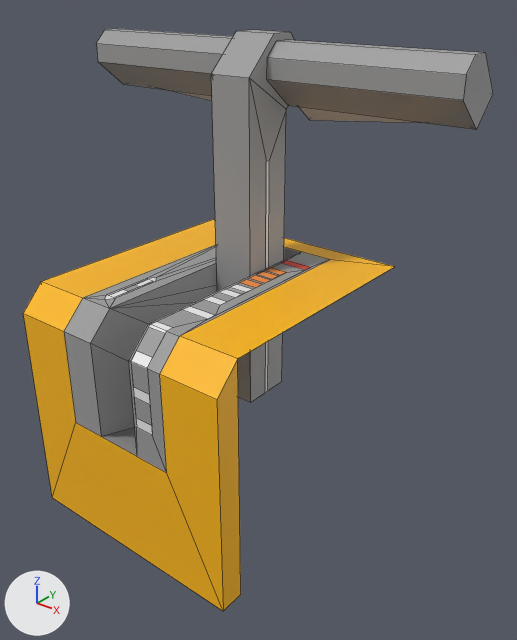
Two versions of the Blender file blender/train_controller_handle.blend, one commit apart.
Rendered twice from a camera (50 mm lens) standing at (0.444, -0.498, 0.396) and looking at (0.042, 0.005, 0.085). Arrows for +X, +Y and +Z are at lower left; the lights stay in place. Mesh edges are drawn as thin lines.

Names of what the first picture shows: 'master_controller_4_dynamic1', 'master_controller_4_dynamic2', 'master_controller_4_static'.
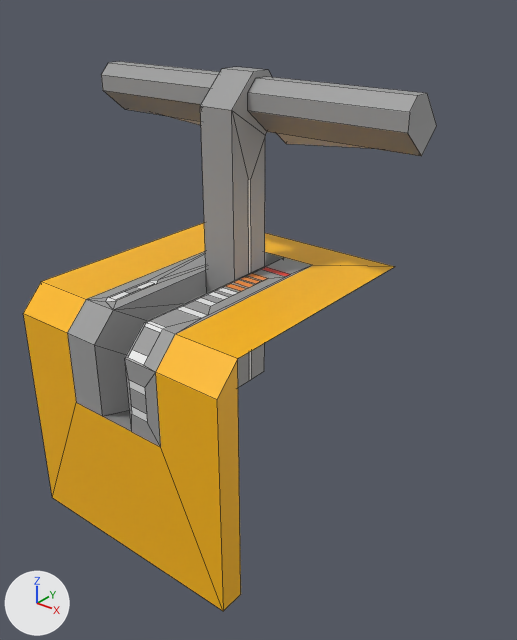
What changed in the scene script:
```text
Change me_立方体_005:
    where me_立方体_005.from_pydata(...)  # 62 vertices, 42 faces; spans x -0.213..0.213, y -0.028..0.062, z 0.0..0.372
    used by ob_master_controller_4_dynamic1; location = (0.0, 0.044, -0.025)
    me_立方体_005 part 1: the whole mesh is scaled about the mesh origin by 0.85
Change me_立方体_012:
    where me_立方体_012.from_pydata(...)  # 10 vertices, 5 faces; spans x 0.027..0.2, y -0.221..-0.168, z 0.243..0.27
    used by ob_master_controller_4_dynamic2; location = (0.0, 0.044, -0.025); rotation_euler = (-0.785, 0.0, 0.0), in degrees (-45, 0, 0)
    me_立方体_012 part 2: the whole mesh is scaled about the mesh origin by 0.85
Change me_立方体_003:
    used by ob_master_controller_4_static; location = (0.0, 0.0, 0.0)
    remove me_立方体_003.from_pydata(...)  # 106 vertices, 83 faces; spans x -0.125..0.125, y -0.15..0.125, z -0.125..0.125
    add me_立方体_003.from_pydata(...)  # 106 vertices, 82 faces; spans x -0.125..0.125, y -0.15..0.125, z -0.125..0.125
    me_立方体_003 part 3
    96 vertices are removed from x -0.062..0.062, y -0.15..0.1, z -0.021..0.125
    80 faces are deleted
    65 vertices are added at x -0.058..0.058, y -0.15..0.075, z 0.004..0.125
    23 new vertices lie (0.02, 0.0, 0.0) away from vertices in x 0.023, y -0.15..0.02, z 0.045..0.125
    8 new vertices lie (0.04, 0.0, 0.0) away from vertices in x -0.02, y -0.15..0.075, z 0.004..0.125
    8 new faces join them, mat_material_color1 (yellow #ffbb00)
    13 new faces join them, mat_material_white (white #efefef)
    4 new faces join them, mat_material_orange (orange #f38e38)
    1 new face joins them, mat_material_red (red #e73622)
    53 new faces join them, mat_material_darkgray (grey #9d9d9d)
Change ob_master_controller_4_dynamic1:
    ob_master_controller_4_dynamic1.location: (0.0, 0.044, -0.025) -> (0.0, 0.02, 0.0)
Change ob_master_controller_4_dynamic2:
    ob_master_controller_4_dynamic2.location: (0.0, 0.044, -0.025) -> (0.0, 0.02, 0.0)
```

Boxes [x1, y1, x2, y2] around the edits, measured in the pictures (517 x 640 px):
'master_controller_4_static', reshaped: before [23, 219, 395, 611]; after [23, 223, 395, 611]
'master_controller_4_dynamic1', mesh rescaled, moved (15% narrower, 12% shorter): before [96, 29, 493, 402]; after [101, 61, 437, 388]
'master_controller_4_dynamic2', mesh rescaled, moved (20% narrower): before [164, 89, 412, 122]; after [167, 116, 366, 148]
